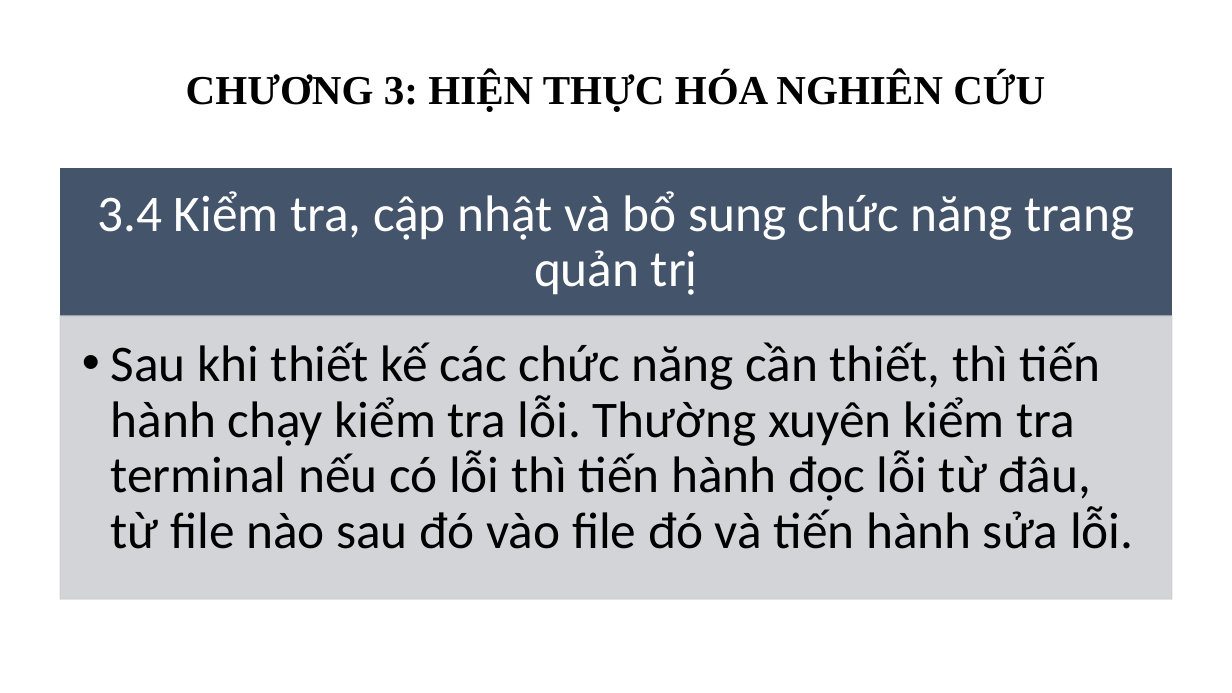
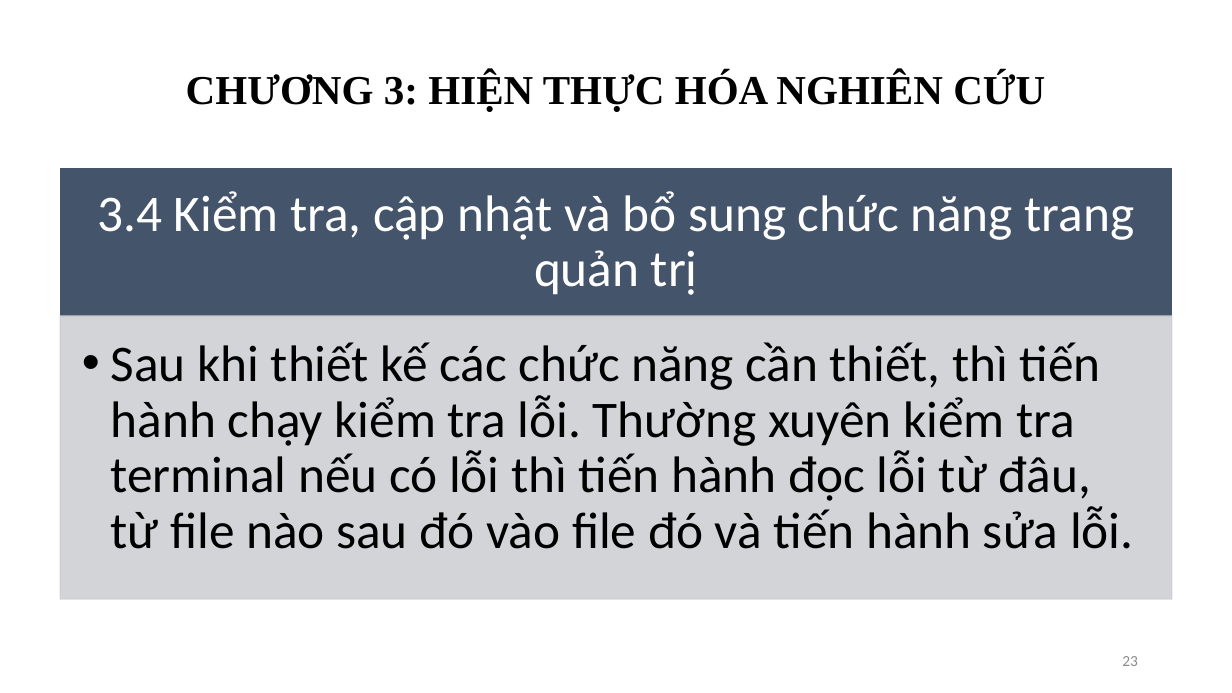
Before and after one commit to BaoQuocZero/CSN_DA21TTA_NguyenLamQuocBao_WebShopPC_JavaScript, a slide deck: slide 23 of thesis/abs/THỰC TẬP ĐỒ ÁN CƠ SỞ NGÀNH.pptx. Drawn at 1232x693 pixels with LibreOffice and Linux fonts; fonts in the diff are those of the drawing. Boxes give left, top, right and bottom in pixels: in the first picture for what was removed or moved away, otherwise in the second. Text is boxed around its words. In the diff, an @@ line names an element or a change of style, - is before the commit and + after.

```diff
--- a/thesis/abs/THỰC TẬP ĐỒ ÁN CƠ SỞ NGÀNH.pptx
+++ b/thesis/abs/THỰC TẬP ĐỒ ÁN CƠ SỞ NGÀNH.pptx
@@ page number added at [1122, 656, 1138, 666], 12 pt, text #8C8C8C @@
+23
```
Also in this commit, not shown: 29 other slides changed.
